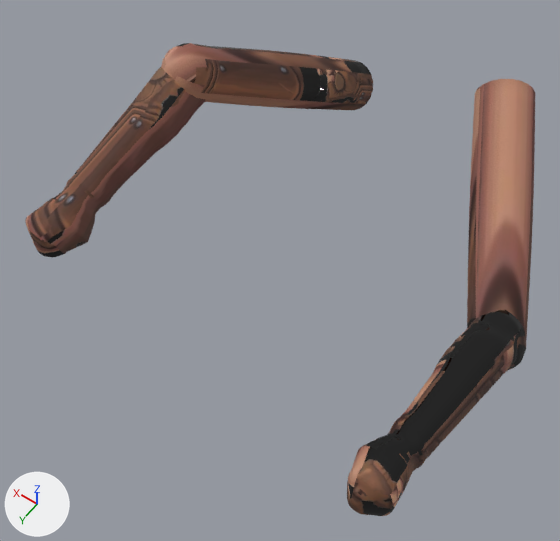
A saved change to the glTF model assets/models/arms/arms_leather.glb.
Both versions are drawn from a 50 mm lens placed at (-0.446, 0.898, 0.64), pointed at (0.004, 0.268, -0.35). Lighting does not change. The marker at lower left points along +X, +Y and +Z. The first picture is the older version. Vertices at exactly the same position are counted once.

Names of what the first picture shows: 'arm_L'.
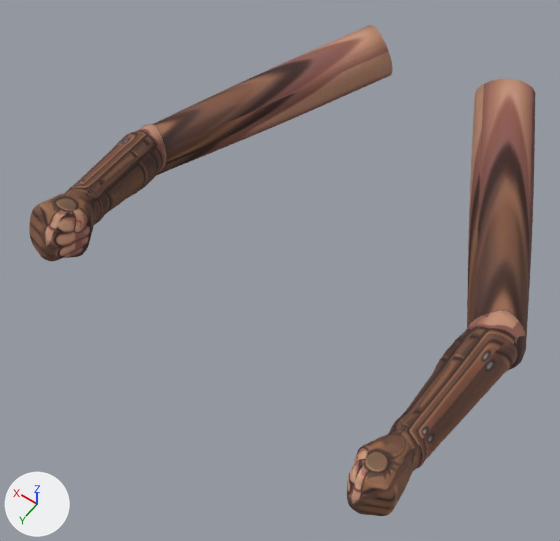
Pixel boxes [x1, y1, x2, y2] of what changed, in the pictures (560 x 541 px; the box of a moved part takes in the faces that stretch with it):
'arm_L', reshaped, surface changed: before [25, 43, 535, 516]; after [29, 25, 535, 516]
part 1 of me_arm_001, moved or reshaped: before [25, 67, 206, 257]; after [29, 124, 167, 261]
part 2 of me_arm_001, moved or reshaped: before [161, 43, 373, 110]; after [153, 25, 392, 175]
part 3 of me_arm_001, surface changed: before [25, 43, 533, 516]; after [29, 25, 533, 516]

The edits, one by one:
me_arm_001 is used by ob_arm_l; location (0.0, 0.0, 0.0).
me_arm_001 had 3908 vertices, 7800 faces and spanned x -0.384..0.329, y -0.255..0.524, z -0.429..-0.086.
me_arm_001 now has 3908 vertices, 7800 faces and spans x -0.384..0.424, y -0.255..0.524, z -0.429..-0.197.
me_arm_001 part 1: the loose piece of 1633 vertices spanning x 0.209..0.329, y 0.13..0.504, z -0.306..-0.101 is multiplied about its middle by the matrix ((0.889, -0.261, 0.376), (0.44, 0.716, -0.542), (-0.128, 0.647, 0.751)), then moved by (0.05, 0.005, -0.095).
me_arm_001 part 2: the loose piece of 321 vertices spanning x 0.125..0.294, y -0.253..0.213, z -0.421..-0.086 is multiplied about its middle by the matrix ((0.903, 0.247, 0.381), (-0.412, 0.726, 0.598), (-0.127, -0.684, 0.721)), then moved by (0.04, 0.007, -0.07).
me_arm_001 part 3: texture (UV) coordinates of 7800 of 7800 faces, centred in x -0.383..0.329, y -0.251..0.524, z -0.428..-0.088, changed; they spanned u 0.0..1.0, v 0.0..0.99 and now span u 0.0..0.99, v 0.0..1.0.
